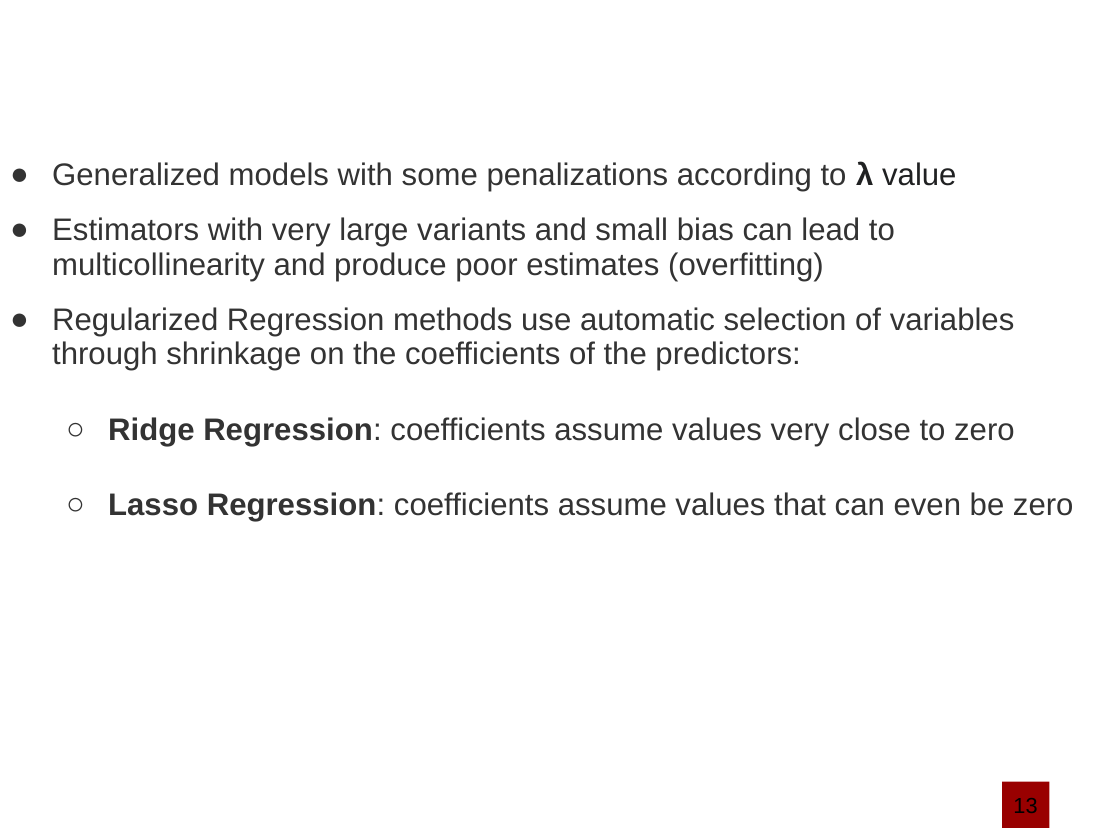
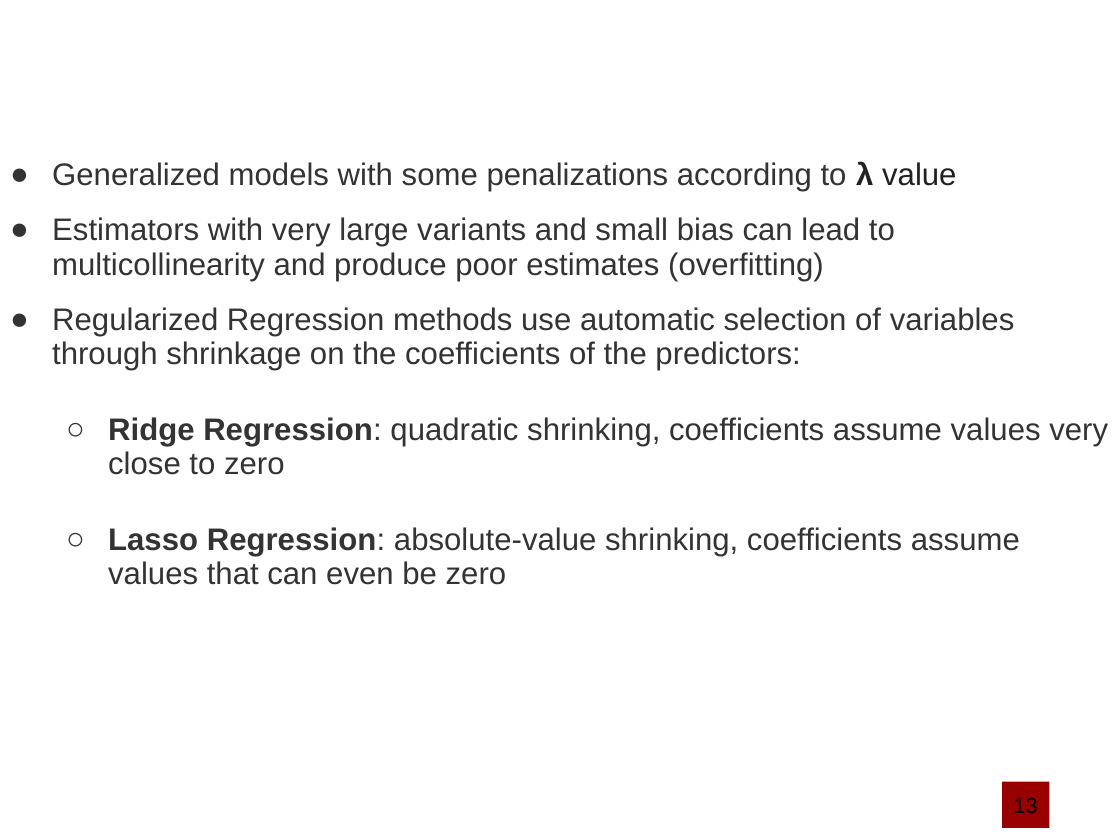
Before and after one commit to marcouderzo/CoronaryHeartDisease-Prediction, a slide deck: slide 16 of slides.pptx. Drawn at 1120x840 pixels with LibreOffice and Linux fonts; fonts in the diff are those of the drawing; background and template pictures are left out. Boxes give left, top, right and bottom in pixels: in the first picture for what was removed or moved away, otherwise in the second. Text is boxed around its words. In the diff, an @@ line names an element or a change of style, - is before the commit and + after.

```diff
--- a/slides.pptx
+++ b/slides.pptx
@@ text at bbox=[108, 417, 1108, 585]: text changed @@
-  ○ Ridge Regression: coefficients assume values very close to zero
-  ○ Lasso Regression: coefficients assume values that can even be zero
+  ○ Ridge Regression: quadratic shrinking, coefficients assume values very close to zero
+  ○ Lasso Regression: absolute-value shrinking, coefficients assume values that can even be zero
```
Also in this commit, not shown: 6 other slides changed.
